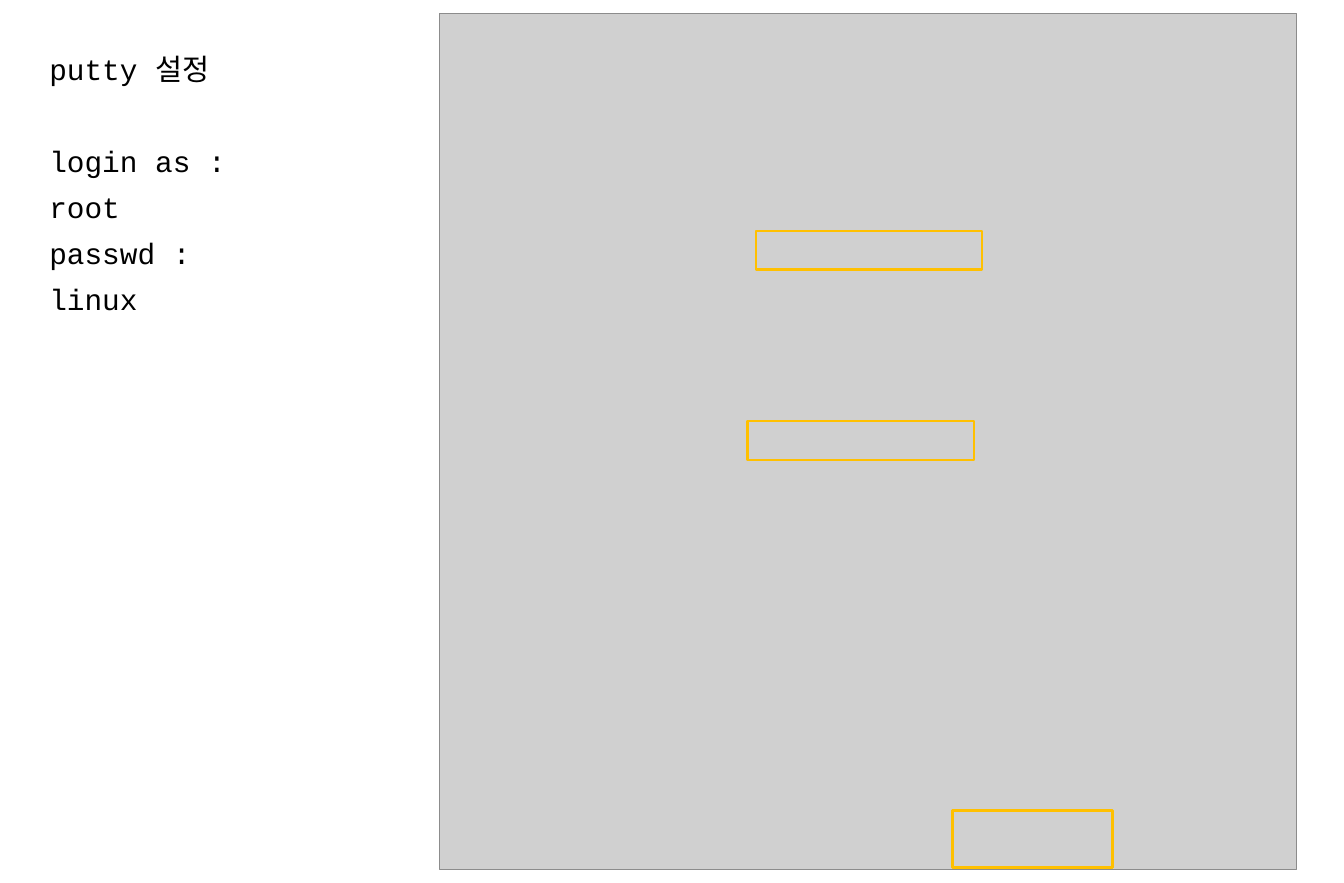
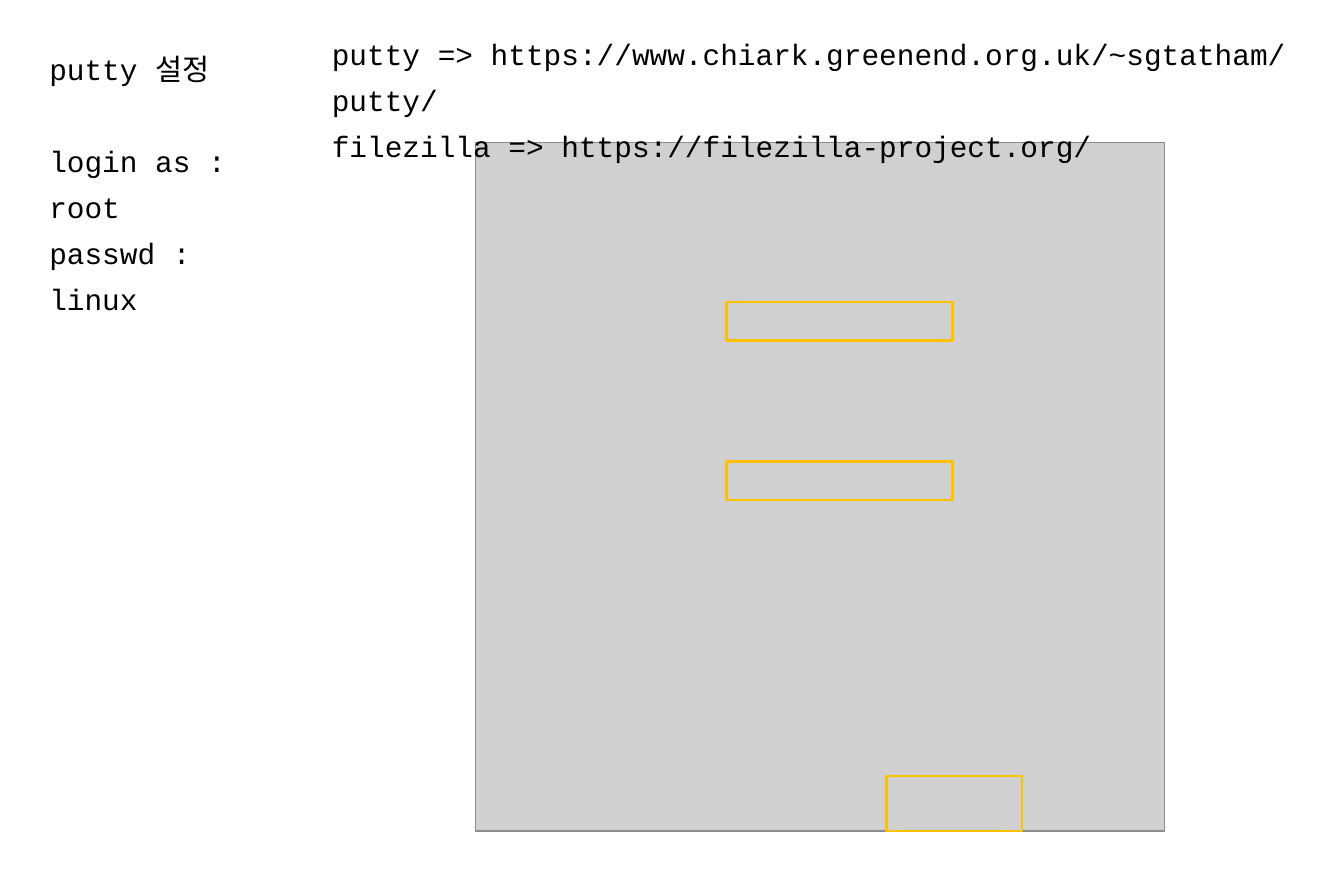
Before and after one commit to imguru-mooc/RTOS_uCOSII, a slide deck: slide 8 of RTOS.pptx (slide 7 before the commit). Drawn at 1344x883 pixels with LibreOffice and Linux fonts; fonts in the diff are those of the drawing; grey boxes stand for pictures. Boxes give left, top, right and bottom in pixels: in the first picture for what was removed or moved away, otherwise in the second. Text is boxed around its words. In the diff, an @@ line names an element or a change of style, - is before the commit and + after.

```diff
--- a/RTOS.pptx
+++ b/RTOS.pptx
@@ text added at (332,44,1286,165), 18 pt, text #000000 @@
+putty => https://www.chiark.greenend.org.uk/~sgtatham/putty/
+filezilla => https://filezilla-project.org/
@@ picture: place and size @@
-picture at (440,13,1297,869)
+picture at (475,142,1165,831)
@@ rectangle: place and size @@
-rectangle at (756,231,982,270)
+rectangle at (726,301,952,340)
@@ rectangle: place and size @@
-rectangle at (747,421,973,460)
+rectangle at (726,461,952,500)
@@ rectangle: place and size @@
-rectangle at (952,810,1112,867)
+rectangle at (886,776,1022,831)
```
Also in this commit, not shown: 63 other slides changed, 28 slides added, 4 slides removed.
